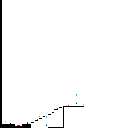
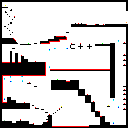
Before/after of a 128×128 layered artwork. What changed in the layer stack:
painted on "图层 1" over (2, 0, 128, 128)
